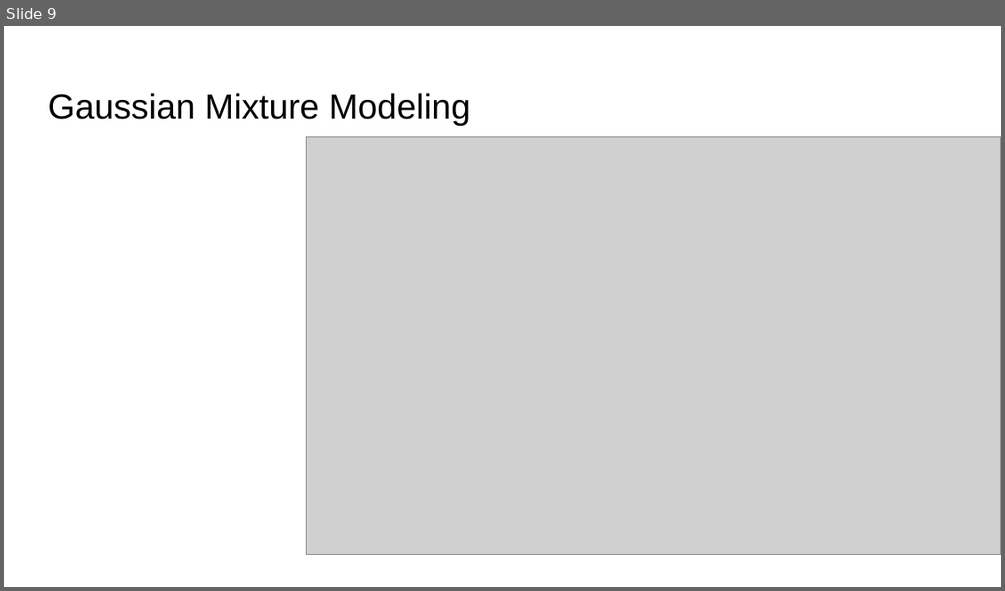
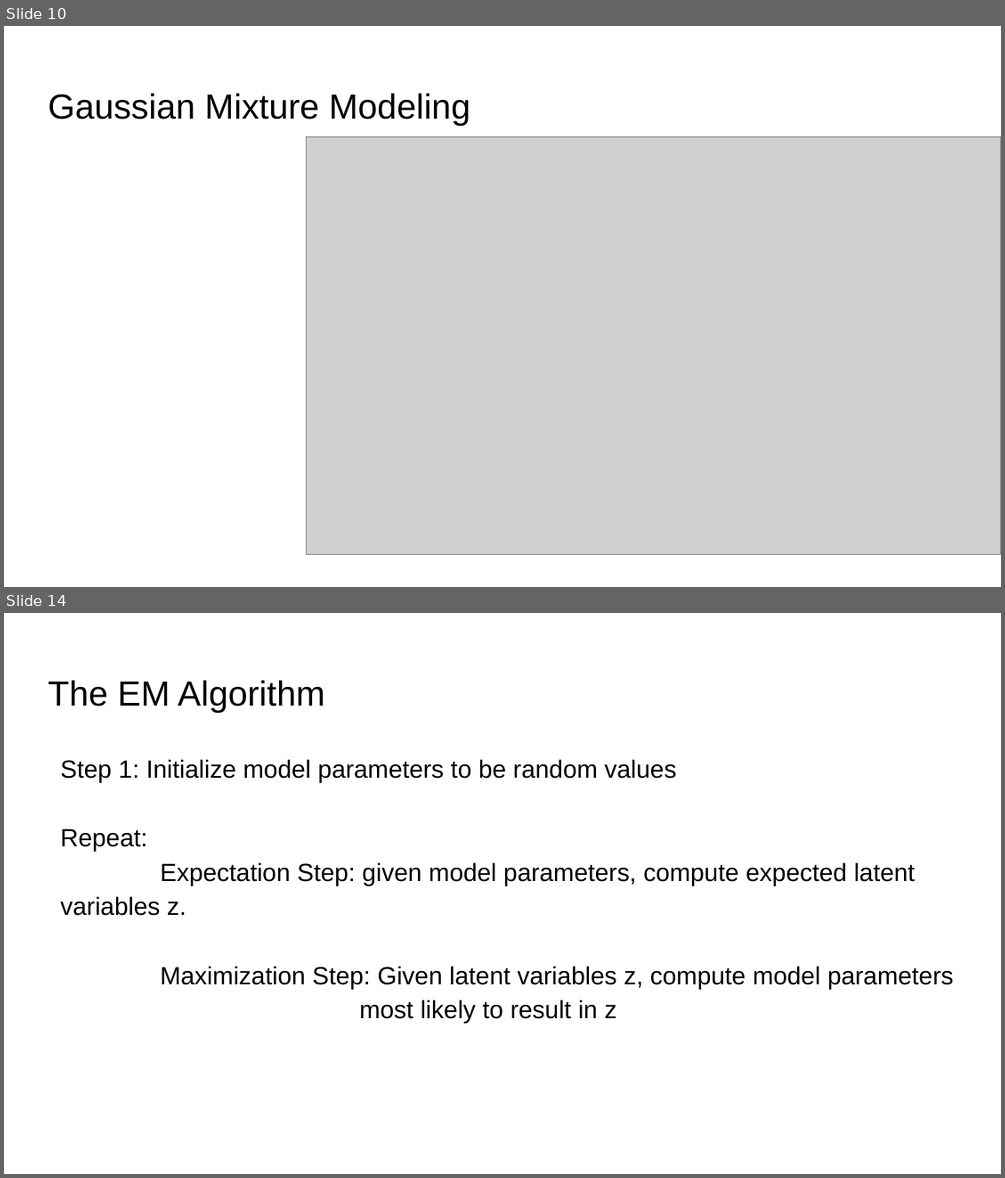
Before and after one commit to BrownCSCI410/f25-website, a slide deck: src/Components/Lectures/slides/GaussianMixtureModels.pptx. Shown one above the other, each under a label of ours: slide 9 before the commit, slides 10 and 14 after it; the slides between them are not shown. The pictures are 1005x591 and 1005x1178 pixels, drawn with LibreOffice and Linux fonts; fonts in the diff are those of the drawing; grey boxes stand for pictures. Boxes give left, top, right and bottom in pixels: in the first picture for what was removed or moved away, otherwise in the second. Text is boxed around its words. In the diff, an @@ line names an element or a change of style, - is before the commit and + after.

```diff
--- a/src/Components/Lectures/slides/GaussianMixtureModels.pptx
+++ b/src/Components/Lectures/slides/GaussianMixtureModels.pptx
@@ slide 14 added at box(4, 613, 1001, 1174), background #FFFFFF @@
@@ title added at box(48, 680, 324, 713), 25.2 pt, text #000000 @@
+The EM Algorithm
@@ text added at box(60, 759, 954, 1022), 18 pt, text #000000 @@
+Step 1: Initialize model parameters to be random values
+Repeat:
+Expectation Step: given model parameters, compute expected latent variables z.
+Maximization Step: Given latent variables z, compute model parameters most likely to result in z
@@ what was slide 9 is now slide 10 @@
```
Also in this commit, not shown: 4 other slides added.
